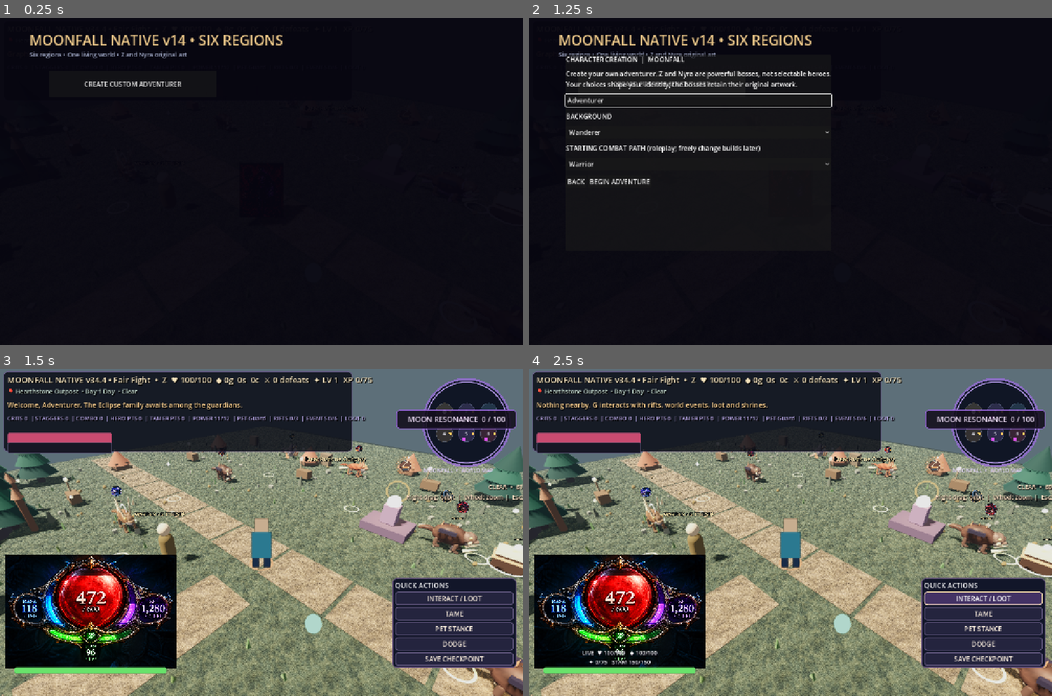
Above: before the commit, frames 1-4 (two rows, left to right).
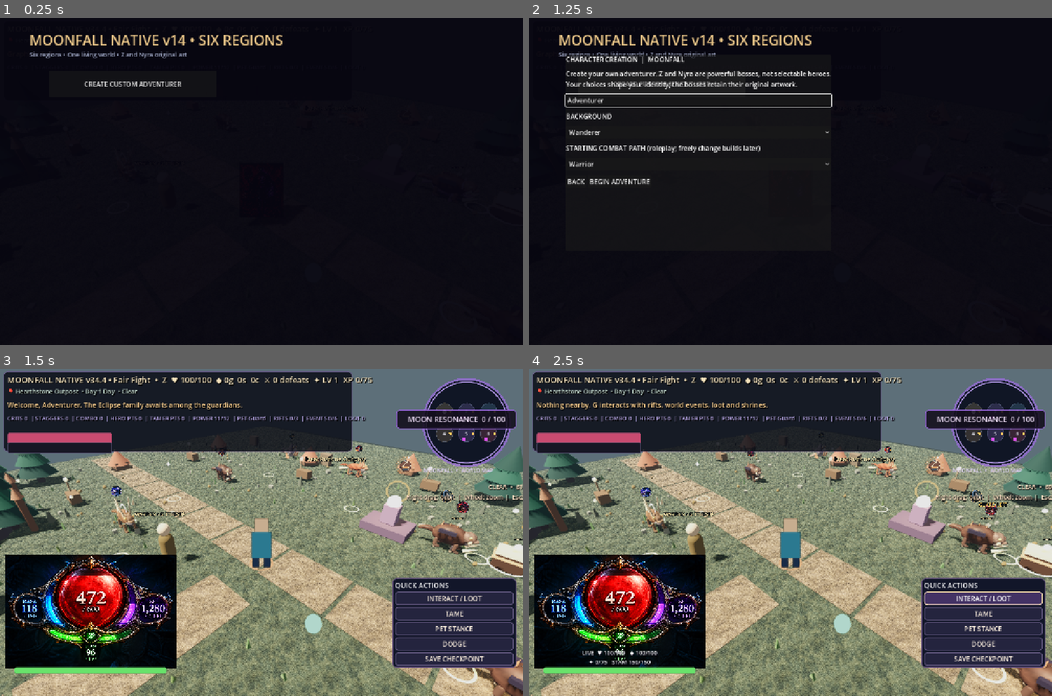
Above: after the commit, the same moments.

Repository: ericgantor-cyber/Moonfall
Game: Godot game, scene res://scenes/main.tscn
The game is run twice, just before and just after one commit, with the same random seed, the same clock (stepped at 60 frames per second) and the same inputs.
Inputs:
- Up to frame 1 (0.25 s): no input
- Up to frame 2 (1.25 s): click "CREATE CUSTOM ADVENTURER" at 0.5 s
- Up to frame 3 (1.5 s): click "BEGIN ADVENTURE" at 1.25 s
- Up to frame 4 (2.5 s): click "INTERACT / LOOT" at 2 s

Frames 1-2 are identical in both runs. In frame 3, less than 0.1% of the frame differs, in the area x 42-43%, y 24-25%; in frame 4, less than 0.1%, in the area x 42-92%, y 24-43%.

Commit message:
Wait UI quality stage 3/11

Diff:
--- a/godot-v38/scripts/native_v11.gd
+++ b/godot-v38/scripts/native_v11.gd
@@ -826,6 +826,7 @@
  wait_art.autowrap_mode=TextServer.AUTOWRAP_WORD_SMART
  wait_art.add_theme_font_size_override("font_size",26)
  wait_art.add_theme_color_override("font_color",Color("e8c883"))
+ wait_art.tooltip_text="Moonfall celestial waiting clock"
  wait_column.add_child(wait_art)
  wait_clock_dial=preload("res://scripts/systems/celestial_wait_clock.gd").new()
  wait_clock_dial.custom_minimum_size=Vector2(560,160)
